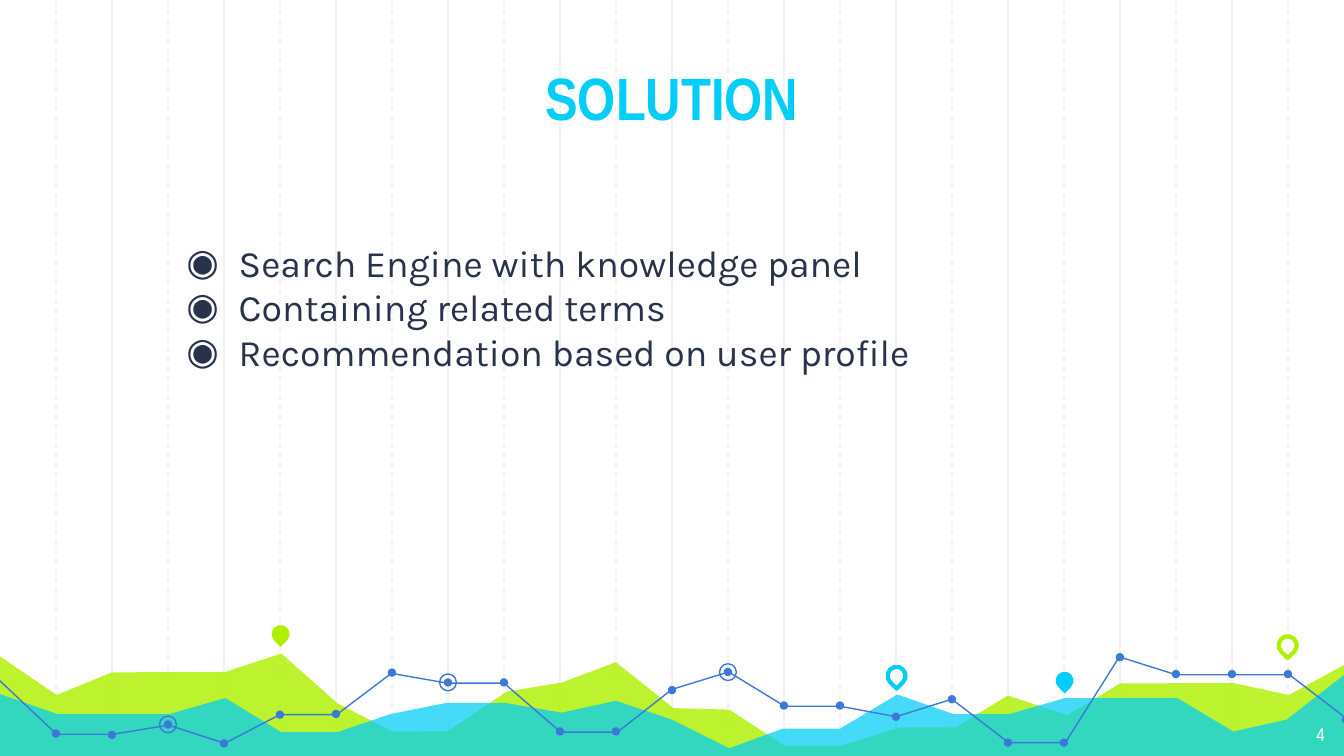
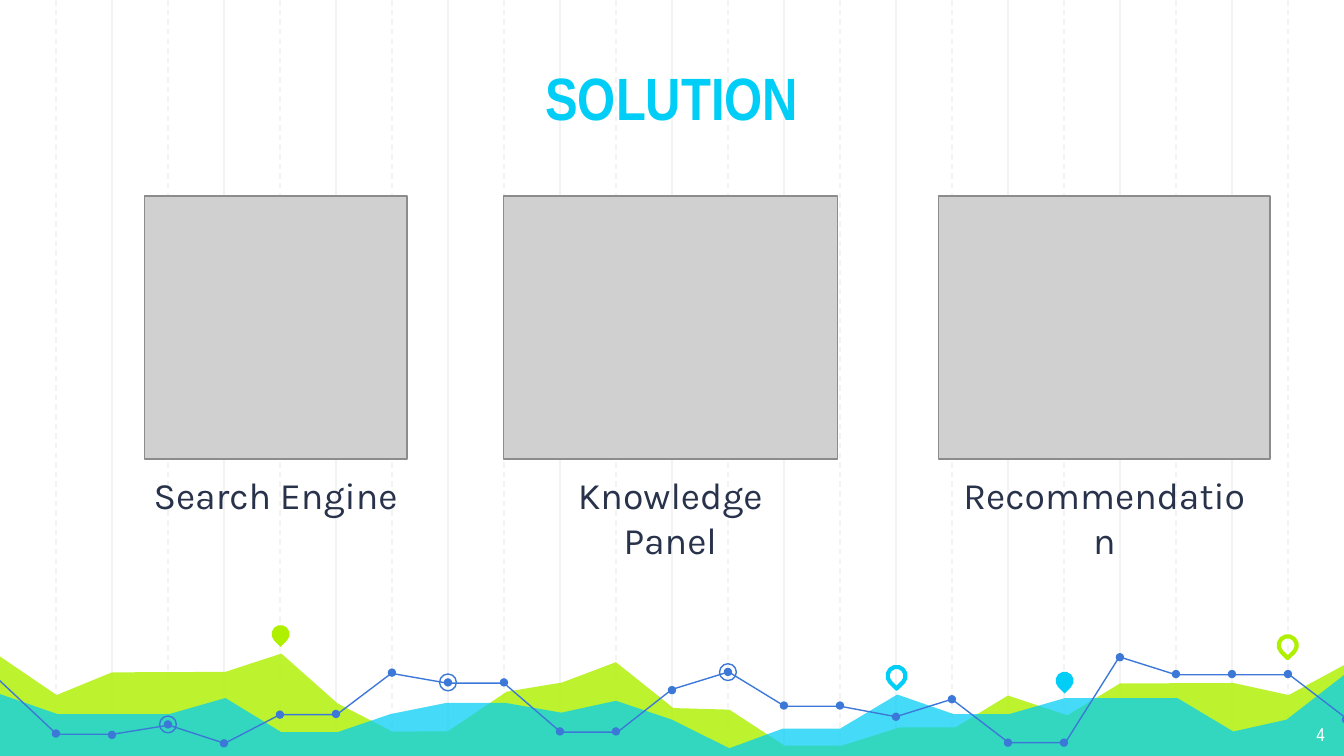
Before and after one commit to Andyayk/app, a slide deck: slide 4 of Graph Based Search.pptx. Drawn at 1344x756 pixels with LibreOffice and Linux fonts; fonts in the diff are those of the drawing; grey boxes stand for pictures. Boxes give left, top, right and bottom in pixels: in the first picture for what was removed or moved away, otherwise in the second. Text is boxed around its words. In the diff, an @@ line names an element or a change of style, - is before the commit and + after.

Commit message:
- update presentation

```diff
--- a/Graph Based Search.pptx
+++ b/Graph Based Search.pptx
@@ picture added at (144,196,407,460) @@
@@ picture added at (503,196,837,460) @@
@@ picture added at (938,196,1269,460) @@
@@ text removed at (239,251,909,375) @@
-◉ Search Engine with knowledge panel
-◉ Containing related terms
-◉ Recommendation based on user profile
@@ text added at (938,458,1269,554), 20 pt, text #28324A @@
+Recommendation
@@ text added at (154,483,397,518), 20 pt, text #28324A @@
+Search Engine
@@ text added at (578,483,763,555), 20 pt, text #28324A @@
+Knowledge Panel
```
Also in this commit, not shown: 7 other slides changed, 6 slides added, 2 slides removed.
